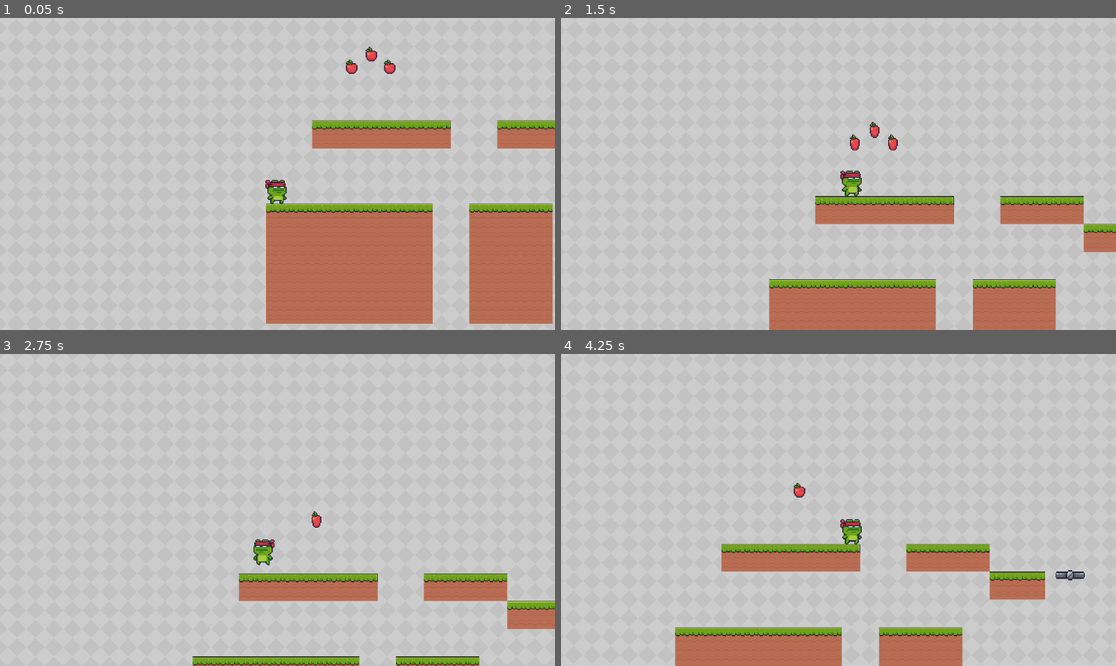
Above: before the commit, frames 1-4 (two rows, left to right).
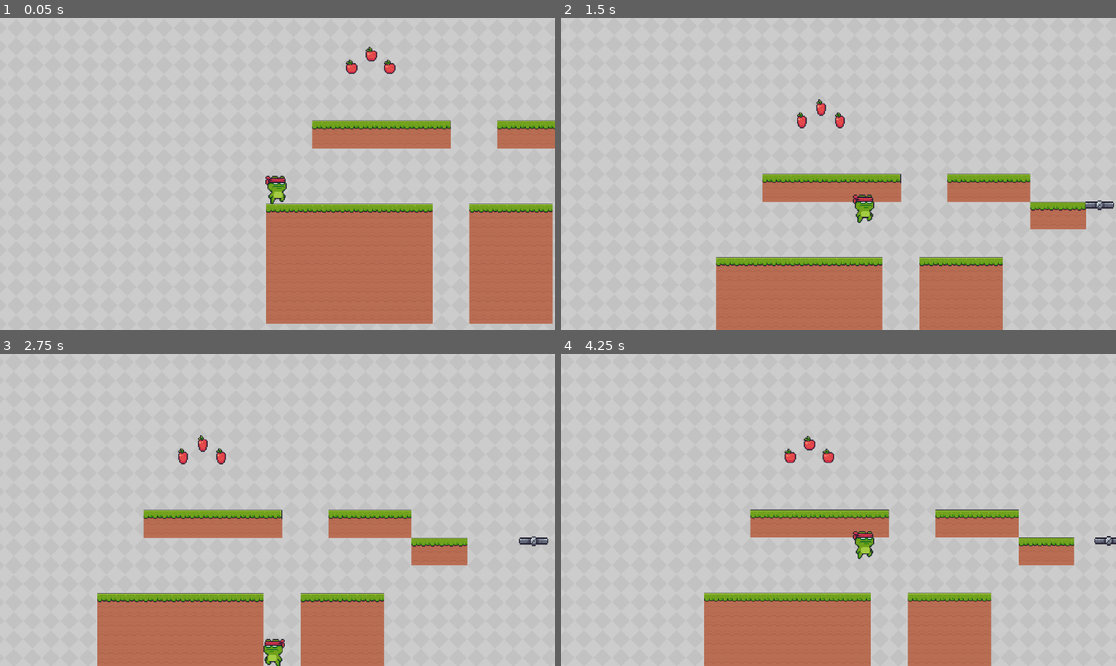
Above: after the commit, the same moments.

Repository: NamDo8467/GodotGame
Game: Godot game, scene res://scenes/game.tscn
Same seed, same stepped clock (60 frames per second), same inputs: the game is played once before the commit and once after it.
Inputs:
- Up to frame 1 (0.05 s): no input
- Up to frame 2 (1.5 s): tap Enter (ui_accept) at 0.5, 0.6 s; hold Right (move_right) from 0.53 s (still down); tap Space (jump) at 0.77, 0.8, 1.07, 1.35 s
- Up to frame 3 (2.75 s): tap Space (jump) at 1.52, 1.82, 2.3 s; tap Enter (ui_accept) at 1.55, 2.1 s; release Right (move_right) at 2.03 s; hold Left (move_left) from 2.03 s (still down)
- Up to frame 4 (4.25 s): release Left (move_left) at 2.78 s; hold Right (move_right) from 2.78 s (still down); tap Enter (ui_accept) at 2.85 s; tap Space (jump) at 3.02, 3.32, 3.6, 3.77, 4.07 s

The runs differ from the first frame. In frame 1, 0.2% of the frame differs, in the area x 47-52%, y 50-60%; in frame 2, 17%; in frame 3, 20%, in the area x 17-100%, y 26-100%; in frame 4, 18%.

Commit message:
added code to change animations

Diff:
--- a/scripts/player.gd
+++ b/scripts/player.gd
@@ -1,7 +1,7 @@
 extends CharacterBody2D
 
-const SPEED = 130.0
-const JUMP_VELOCITY = -600.0
+const SPEED = 250.0
+const JUMP_VELOCITY = -550.0
 
 # Get the gravity from the project settings to be synced with RigidBody nodes.
 var gravity = ProjectSettings.get_setting("physics/2d/default_gravity")
@@ -14,19 +14,27 @@
 		velocity.y += gravity * delta
 
 	# Handle jump.
-	if Input.is_action_just_pressed("ui_accept") and is_on_floor():
+	if Input.is_action_just_pressed("jump") and is_on_floor():
 		velocity.y = JUMP_VELOCITY
 
 	# direction = -1, 0, 1
-	var direction = Input.get_axis("ui_left", "ui_right")
+	var direction = Input.get_axis("move_left", "move_right")
 
-
-	# Flip the player to the direction it is facing
+	# Flip the player to the direction it is going
 	if direction > 0:
 		player_sprite.flip_h = false
 	elif direction <0:
 		player_sprite.flip_h = true
 
+
+	# Play animations
+	if is_on_floor():
+		if direction == 0:
+			player_sprite.play("idle")
+		elif direction == -1 or direction == 1:
+			player_sprite.play("run")
+	else:
+		player_sprite.play("jump")
 
 	if direction:
 		velocity.x = direction * SPEED
